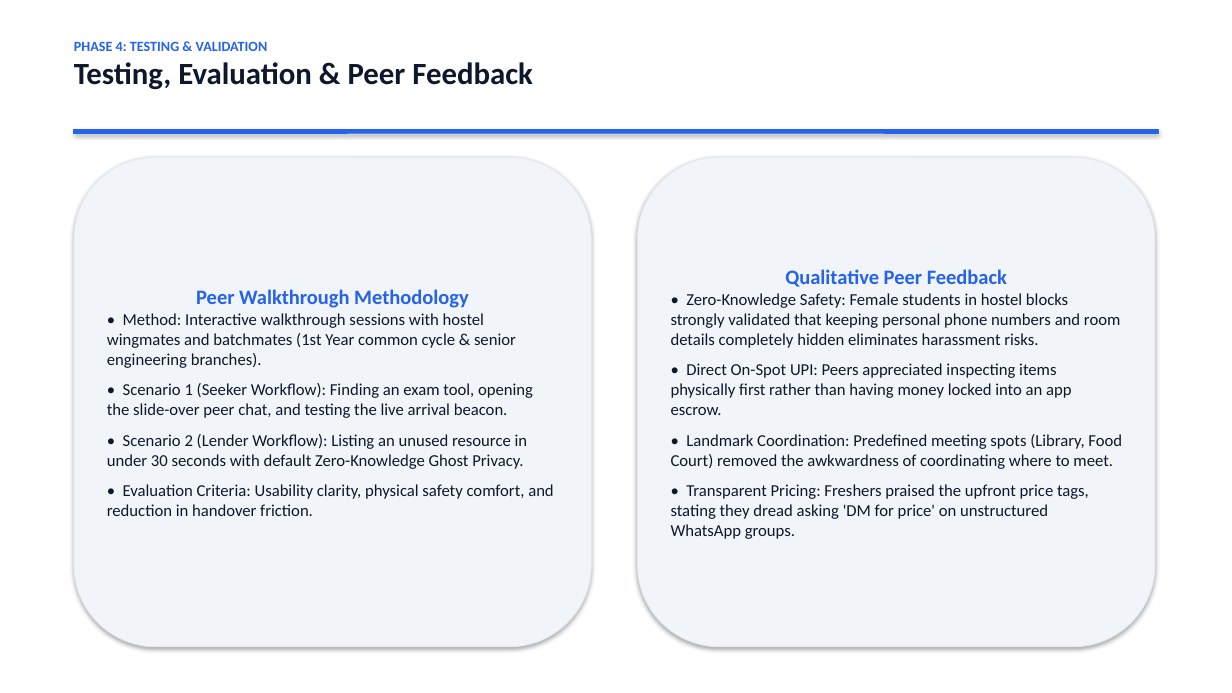
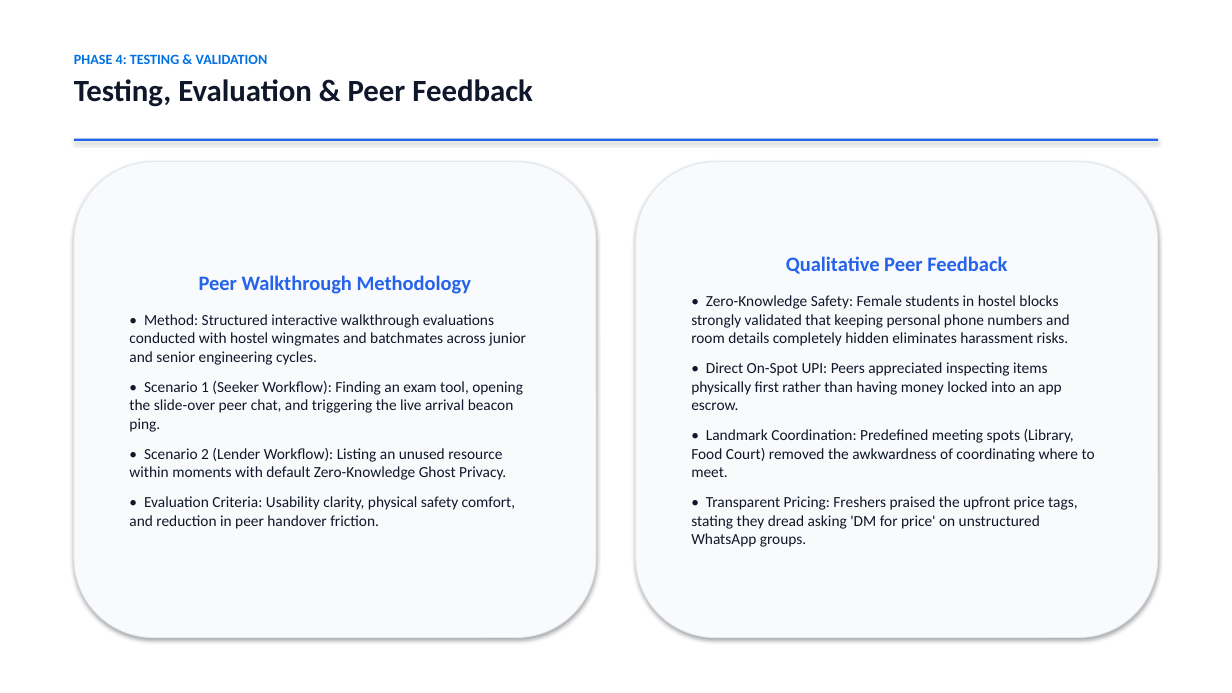
Before and after one commit to capsid85/CampusShare, a slide deck: slide 14 of Design Thinking_Presentation_Clean.pptx. Drawn at 1232x693 pixels with LibreOffice and Linux fonts; fonts in the diff are those of the drawing. Boxes give left, top, right and bottom in pixels: in the first picture for what was removed or moved away, otherwise in the second. Text is boxed around its words. In the diff, an @@ line names an element or a change of style, - is before the commit and + after.

Commit message:
refactor: optimize project structure and presentation script for 2-member team

```diff
--- a/Design Thinking_Presentation_Clean.pptx
+++ b/Design Thinking_Presentation_Clean.pptx
@@ text at [74, 54, 268, 64]: text colour #2563EB to #0071E3 in "PHASE 4: TESTING & VALIDATION"; more space between paragraphs @@
@@ text "PHASE 4: TESTING & VALIDATION": place and size @@
-text "PHASE 4: TESTING & VALIDATION" at [74, 41, 533, 90]
+text "PHASE 4: TESTING & VALIDATION" at [74, 54, 533, 107]
@@ rectangle: place and size @@
-rectangle at [74, 129, 1158, 133]
+rectangle at [74, 139, 1158, 141]
@@ rectangle at [74, 139, 1158, 141]: outline #2563EB 0.75 pt to none @@
@@ rounded rectangle "Peer Walkthrough Methodology": place and size @@
-rounded rectangle "Peer Walkthrough Methodology" at [74, 157, 592, 647]
+rounded rectangle "Peer Walkthrough Methodology" at [74, 162, 596, 638]
@@ rounded rectangle "Peer Walkthrough Methodology" at [74, 162, 596, 638]: fill #F1F5F9 to #F8FAFC @@
@@ rounded rectangle "Qualitative Peer Feedback": place and size @@
-rounded rectangle "Qualitative Peer Feedback" at [638, 157, 1155, 647]
+rounded rectangle "Qualitative Peer Feedback" at [636, 162, 1158, 638]
@@ rounded rectangle "Qualitative Peer Feedback" at [636, 162, 1158, 638]: size 13 to 12 pt; more space between paragraphs; fill #F1F5F9 to #F8FAFC @@
@@ text in rounded rectangle at [199, 275, 472, 294]: more space between paragraphs @@
@@ text in rounded rectangle at [129, 314, 526, 529]: text changed; size 13 to 12 pt @@
-• Method: Interactive walkthrough sessions with hostel wingmates and batchmates (1st Year common cycle & senior engineering branches).
-• Scenario 1 (Seeker Workflow): Finding an exam tool, opening the slide-over peer chat, and testing the live arrival beacon.
-• Scenario 2 (Lender Workflow): Listing an unused resource in under 30 seconds with default Zero-Knowledge Ghost Privacy.
-• Evaluation Criteria: Usability clarity, physical safety comfort, and reduction in handover friction.
+• Method: Structured interactive walkthrough evaluations conducted with hostel wingmates and batchmates across junior and senior engineering cycles.
+• Scenario 1 (Seeker Workflow): Finding an exam tool, opening the slide-over peer chat, and triggering the live arrival beacon ping.
+• Scenario 2 (Lender Workflow): Listing an unused resource within moments with default Zero-Knowledge Ghost Privacy.
+• Evaluation Criteria: Usability clarity, physical safety comfort, and reduction in peer handover friction.
```
Also in this commit, not shown: 10 other slides changed, 5 slides added, 5 slides removed, 11 other files.
